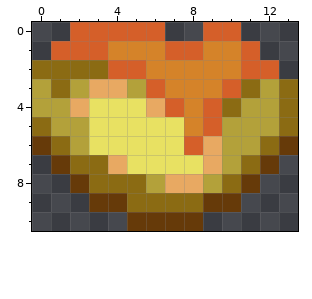
Two versions of one pixel-art sprite, Sources/Modules/Yggdrasil/YggdrasilTown/Gores/GlowingBlossom_gore1.png. That is the earlier state.
The file is 28x22 pixels, drawn in blocks of 2x2; one block is one cell here.
Now the later version:
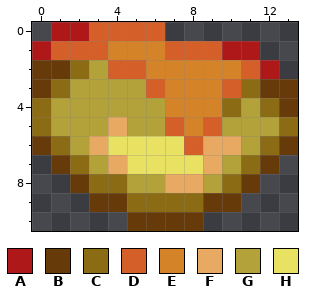
Palette (. is transparent): A #af1818  B #663a09  C #8b6b13  D #d55f29  E #d58329  F #e8a962  G #b3a13a  H #e8e162
Changes in this commit:
Colour A now appears in row 0 at x 1; in row 1 at x 0.
The author changed colour D to colour A in row 0 at x 2; in row 1 at x 11; in row 2 at x 12.
The author changed colour E to colour A in row 1 at x 10.
The author changed colour C to colour B in row 2 at x 0 to 1; in rows 3 to 4 at x 13.
The author changed colour G to colour B in row 3 at x 0 and 12.
The author changed colour G to colour C in row 4 at x 0 and 12.
The author changed colour E to colour D in row 1 at x 9.
The author changed colour H to colour D in row 5 at x 7.
The author changed colour D to colour E in row 4 at x 7 and 9.
The author changed colour G to colour F in row 6 at x 10.
The author changed colour H to colour F in row 5 at x 4; in row 6 at x 3.
The author changed colour C to colour G in row 2 at x 3; in row 7 at x 3; in row 8 at x 5.
The author changed colour F to colour G in row 3 at x 3 to 4; in row 4 at x 2 and 6.
The author changed colour H to colour G in row 4 at x 3 to 5; in row 5 at x 3 and 5 to 6.
The author cleared colour D in row 0 at x 9 to 10.
Pixel boxes of the changes (left, top, right, bottom) in both pictures:
changed: (32, 22, 298, 193)
